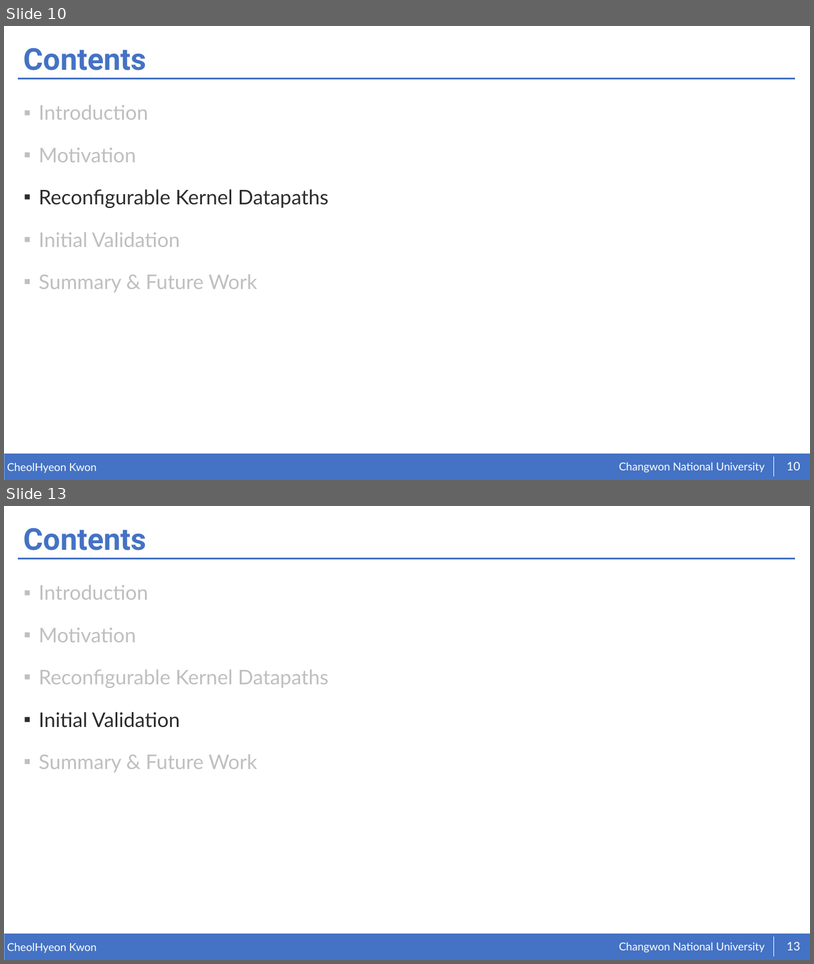
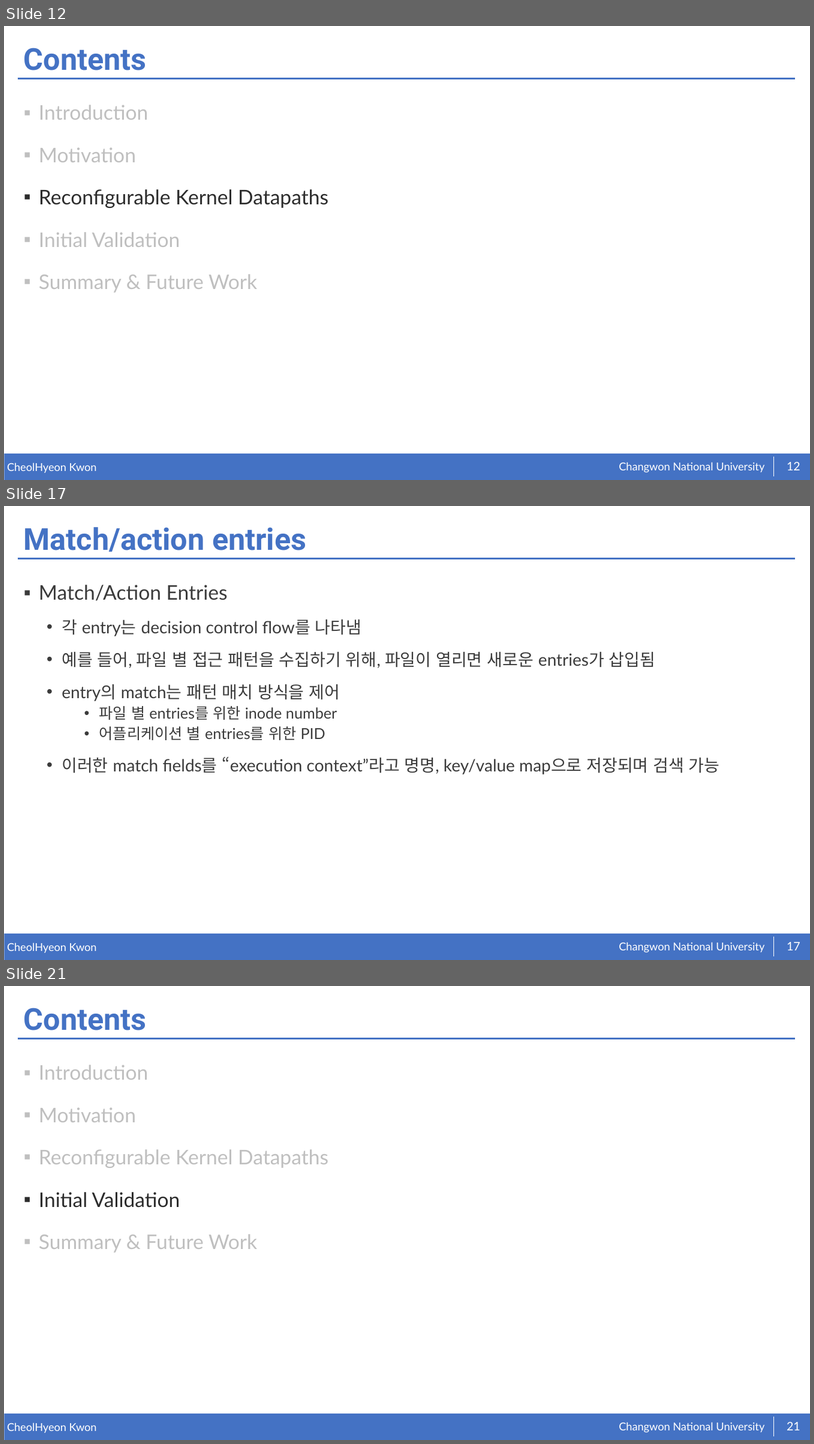
Before and after one commit to kkcchh9999/Studied_in_NOSLab, a slide deck: presentation/Toward Reconfigurable Kernel Datapaths with Learned Optimizations.pptx. Shown one above the other, each under a label of ours: slides 10 and 13 before the commit, slides 12, 17 and 21 after it; the slides between them are not shown. The pictures are 814x964 and 814x1444 pixels, drawn with LibreOffice and Linux fonts; fonts in the diff are those of the drawing. Boxes give left, top, right and bottom in pixels: in the first picture for what was removed or moved away, otherwise in the second. Text is boxed around its words. In the diff, an @@ line names an element or a change of style, - is before the commit and + after.

```diff
--- a/presentation/Toward Reconfigurable Kernel Datapaths with Learned Optimizations.pptx
+++ b/presentation/Toward Reconfigurable Kernel Datapaths with Learned Optimizations.pptx
@@ slide 17 added at [4,506,810,960], background #FFFFFF; not listed: 5 template elements that a slide beside it also shows @@
@@ title added at [24,527,306,552], 36 pt, text #4472C4, bold @@
+Match/action entries
@@ text added at [39,585,720,774], 20 pt, text #3B3B3B @@
+▪ Match/Action Entries
+  • 각 entry는 decision control flow를 나타냄
+  • 예를 들어, 파일 별 접근 패턴을 수집하기 위해, 파일이 열리면 새로운 entries가 삽입됨
+  • entry의 match는 패턴 매치 방식을 제어
+    • 파일 별 entries를 위한 inode number
+    • 어플리케이션 별 entries를 위한 PID
+  • 이러한 match fields를 “execution context”라고 명명, key/value map으로 저장되며 검색 가능
@@ page number added at [787,942,801,950], 14 pt, text #FFFFFF @@
+17
@@ what was slide 10 is now slide 12 @@
@@ page number at [787,462,801,470]: text changed @@
-10
+12
@@ what was slide 13 is now slide 21 @@
@@ page number at [787,1422,801,1430]: text changed @@
-13
+21
```
Also in this commit, not shown: 10 slides changed, 7 other slides added.
